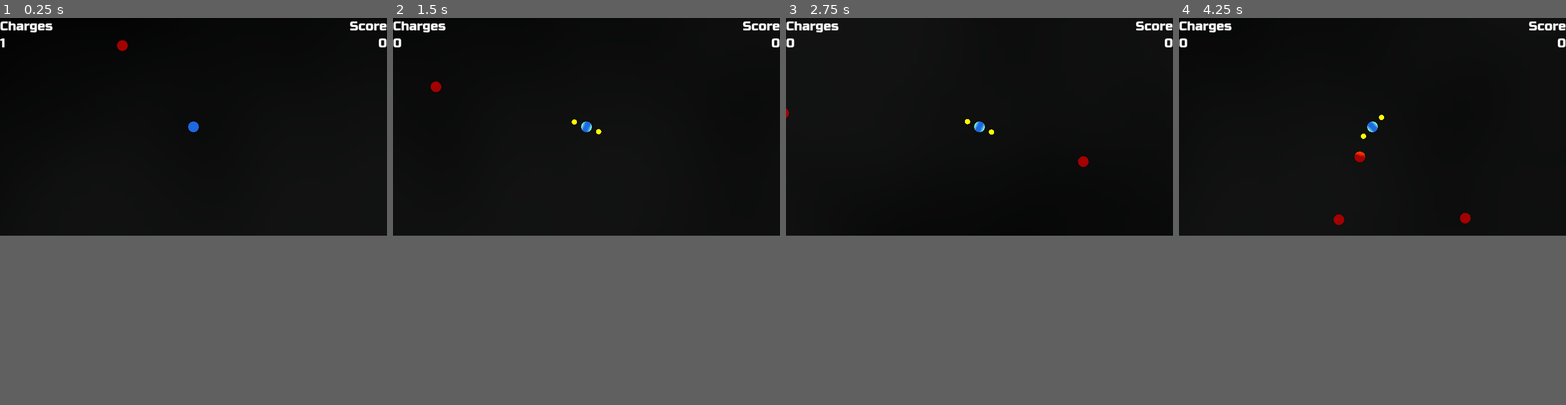
Above: before the commit, frames 1-4 (left to right).
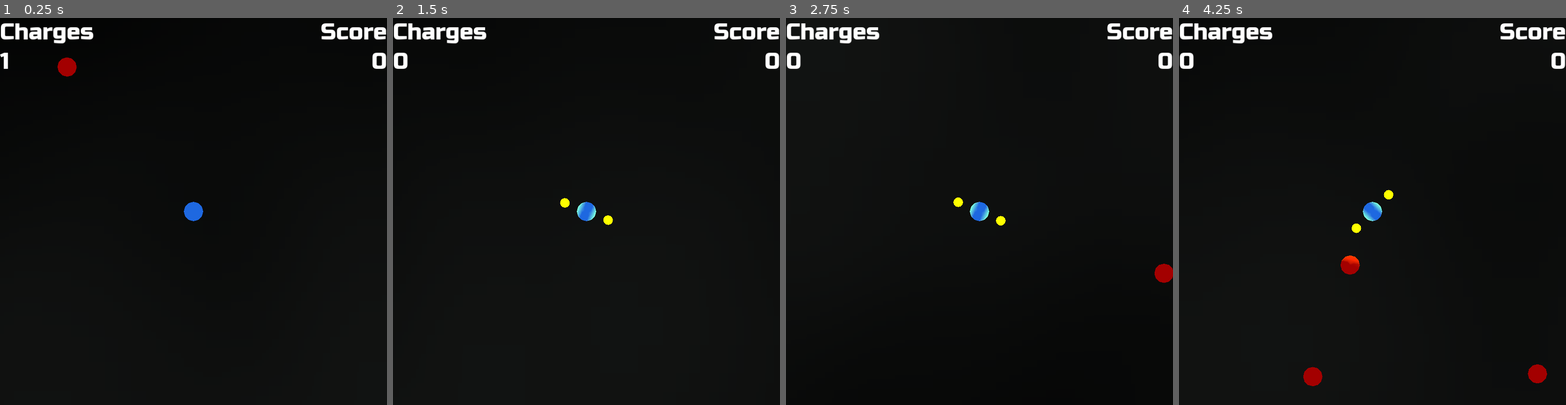
Above: after the commit, the same moments.

Repository: doctor-g/LD55
Game: Godot game, scene res://world.tscn
Two runs of this game, one before a commit and one after it. Both use one fixed random seed, a clock stepped at 60 frames per second and the inputs below.
Inputs (mouse positions are in pixels of both pictures, inside the frame that each line leads up to):
- Up to frame 1 (0.25 s): no input
- Up to frame 2 (1.5 s): tap Enter at 0.5 s; move the mouse to (671, 114) at 0.52 s; hold D (move_right) 0.53-1.28 s; tap Space (summon) at 0.6, 1.35 s; move the mouse to (509, 137) at 1.27 s; hold S (move_down) from 1.28 s (still down)
- Up to frame 3 (2.75 s): move the mouse to (1018, 79) at 2.02 s; release S (move_down) at 2.03 s; hold D (move_right) from 2.03 s (still down); tap Space (summon) at 2.1 s
- Up to frame 4 (4.25 s): move the mouse to (1353, 168) at 2.77 s; release D (move_right) at 2.78 s; hold W (move_up) 2.78-3.53 s; tap Space (summon) at 2.85, 3.6 s; move the mouse to (1488, 161) at 3.52 s; hold A (move_left) from 3.53 s (still down)
In our replay, the window is 800x450 before the commit and 800x800 after it. These sizes can differ from the game's own. Grey fills any space a smaller window leaves; there, only what the larger window draws over its background counts as a difference.

The runs differ from the first frame. In frame 1, 1.9% of the frame differs, in the area x 0-100%, y 0-53%; in frame 2, 1.9%; in frame 3, 2.1%; in frame 4, 2.6%, in the area x 0-100%, y 0-96%.

Commit message:
Play in a square

Diff:
--- a/project/project.godot
+++ b/project/project.godot
@@ -17,9 +17,9 @@
 
 [display]
 
-window/size/viewport_width=1920
+window/size/viewport_width=1080
 window/size/viewport_height=1080
-window/size/window_width_override=1280
+window/size/window_width_override=800
 window/size/window_height_override=720
 window/stretch/mode="canvas_items"
 
--- a/project/title_screen.tscn
+++ b/project/title_screen.tscn
@@ -1,6 +1,21 @@
 [gd_scene load_steps=5 format=3 uid="uid://dbg8pjxj65ugo"]
 
 [ext_resource type="Script" path="res://title_screen.gd" id="1_v3u0h"]
+
+[sub_resource type="Animation" id="Animation_pi234"]
+length = 0.001
+tracks/0/type = "value"
+tracks/0/imported = false
+tracks/0/enabled = true
+tracks/0/path = NodePath("Overlay:color")
+tracks/0/interp = 1
+tracks/0/loop_wrap = true
+tracks/0/keys = {
+"times": PackedFloat32Array(0),
+"transitions": PackedFloat32Array(1),
+"update": 0,
+"values": [Color(0, 0, 0, 0)]
+}
 
 [sub_resource type="Animation" id="Animation_1jko2"]
 resource_name = "fade_out"
@@ -15,21 +30,6 @@
 "transitions": PackedFloat32Array(1, 1),
 "update": 0,
 "values": [Color(0, 0, 0, 0), Color(0, 0, 0, 1)]
-}
-
-[sub_resource type="Animation" id="Animation_pi234"]
-length = 0.001
-tracks/0/type = "value"
-tracks/0/imported = false
-tracks/0/enabled = true
-tracks/0/path = NodePath("Overlay:color")
-tracks/0/interp = 1
-tracks/0/loop_wrap = true
-tracks/0/keys = {
-"times": PackedFloat32Array(0),
-"transitions": PackedFloat32Array(1),
-"update": 0,
-"values": [Color(0, 0, 0, 0)]
 }
 
 [sub_resource type="AnimationLibrary" id="AnimationLibrary_utjhk"]
@@ -49,19 +49,19 @@
 
 [node name="Label" type="Label" parent="."]
 layout_mode = 0
-offset_left = 959.0
-offset_top = 453.0
-offset_right = 1055.0
-offset_bottom = 476.0
+offset_left = 509.0
+offset_top = 518.0
+offset_right = 605.0
+offset_bottom = 541.0
 text = "Game Name"
 
 [node name="PlayButton" type="Button" parent="."]
 unique_name_in_owner = true
 layout_mode = 0
-offset_left = 987.0
-offset_top = 540.0
-offset_right = 1043.0
-offset_bottom = 571.0
+offset_left = 537.0
+offset_top = 605.0
+offset_right = 593.0
+offset_bottom = 636.0
 text = "Play"
 
 [node name="Overlay" type="ColorRect" parent="."]
--- a/project/world.tscn
+++ b/project/world.tscn
@@ -85,10 +85,17 @@
 [node name="PlayAgainLabel" type="Label" parent="."]
 unique_name_in_owner = true
 visible = false
-offset_left = 609.0
-offset_top = 763.0
-offset_right = 1350.0
-offset_bottom = 822.0
+anchors_preset = 8
+anchor_left = 0.5
+anchor_top = 0.5
+anchor_right = 0.5
+anchor_bottom = 0.5
+offset_left = -370.5
+offset_top = 209.0
+offset_right = 370.5
+offset_bottom = 268.0
+grow_horizontal = 2
+grow_vertical = 2
 text = "Press any button to play again"
 label_settings = SubResource("LabelSettings_jgmt4")
 
